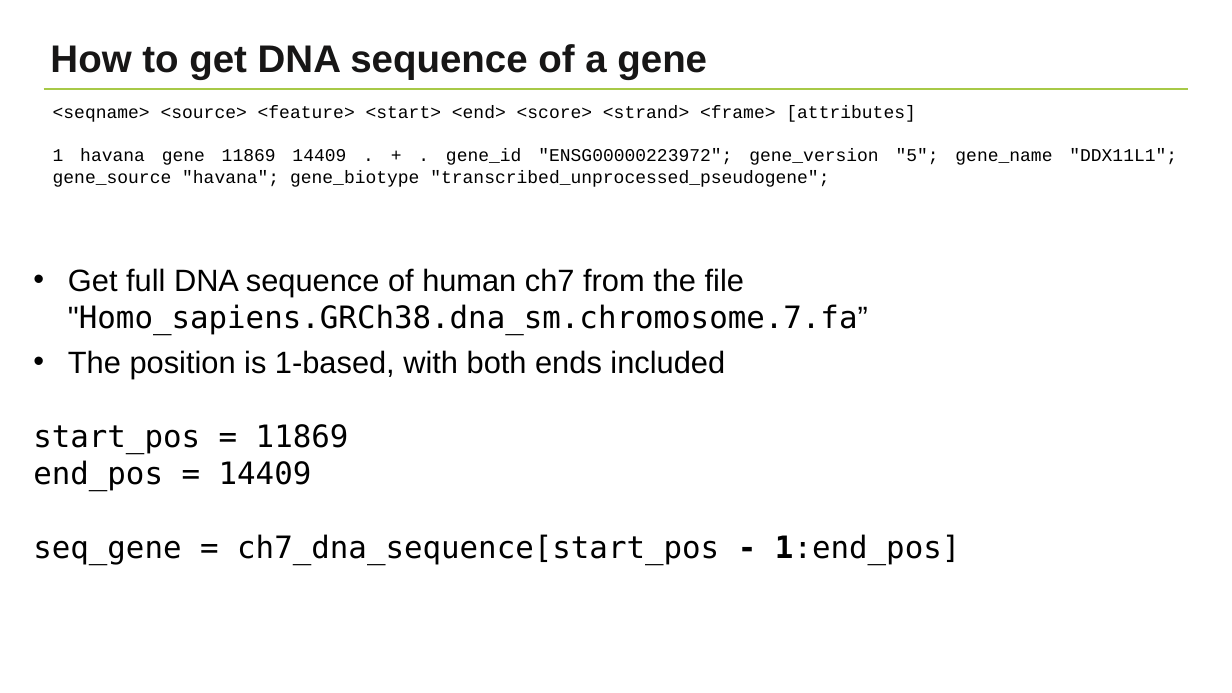
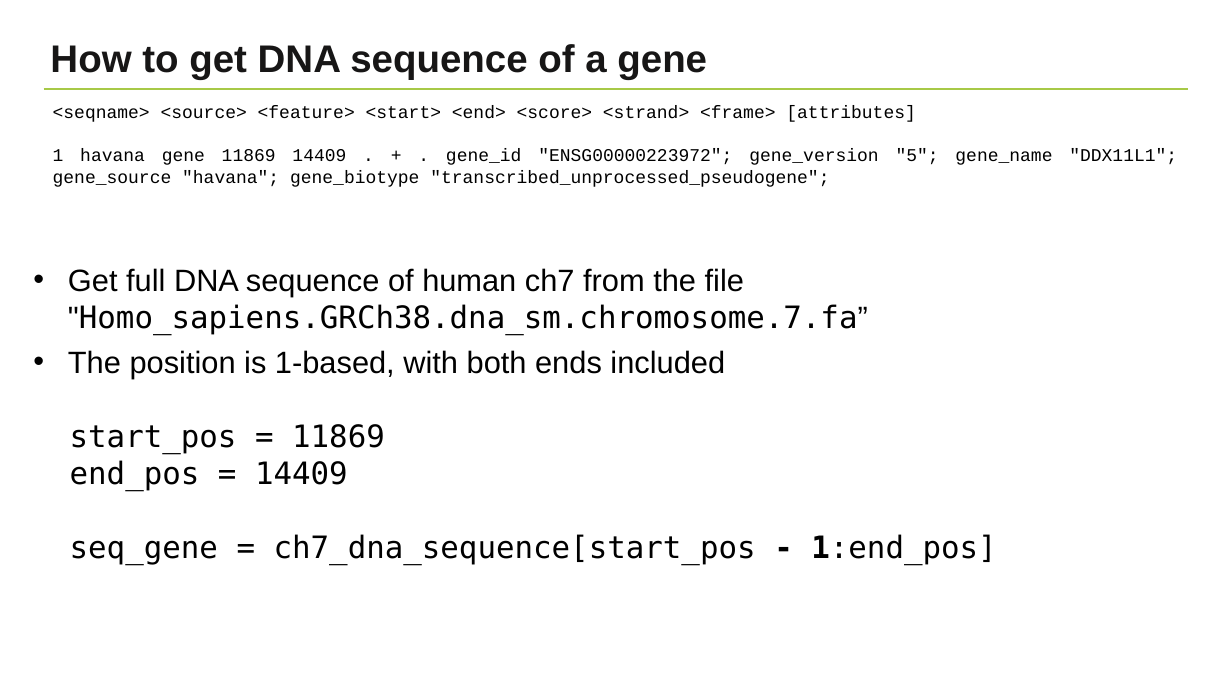
Before and after one commit to NBISweden/workshop-python, a slide deck: slide 14 of lectures/Project.pptx (slide 13 before the commit). Drawn at 1232x693 pixels with LibreOffice and Linux fonts; fonts in the diff are those of the drawing; background and template pictures are left out. Boxes give left, top, right and bottom in pixels: in the first picture for what was removed or moved away, otherwise in the second. Text is boxed around its words. In the diff, an @@ line names an element or a change of style, - is before the commit and + after.

```diff
--- a/lectures/Project.pptx
+++ b/lectures/Project.pptx
@@ text at bbox=[70, 424, 996, 564]: indent changed @@
```
Also in this commit, not shown: 3 other slides changed, 1 slide added, 1 other file.
